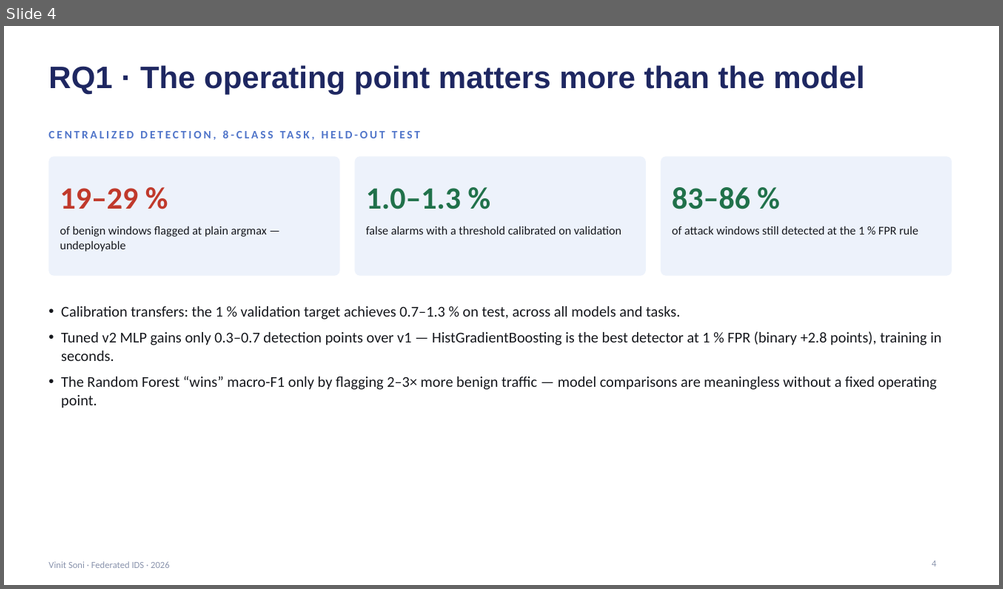
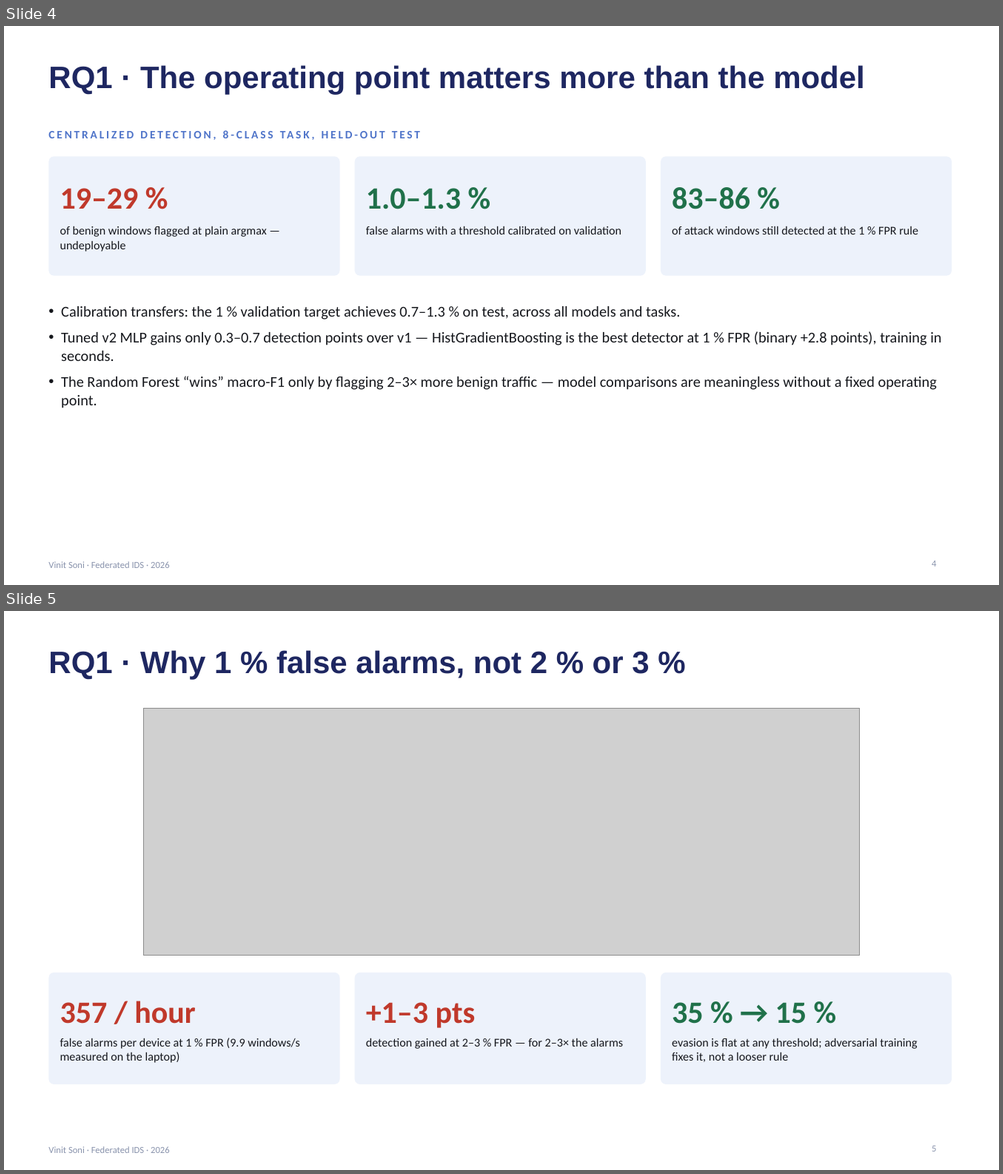
Before and after one commit to vinitsoni03/federated-ids, a slide deck: reports/final_slides.pptx. Shown one above the other, each under a label of ours: slide 4 before the commit, slides 4 and 5 after it. The pictures are 1003x589 and 1003x1174 pixels, drawn with LibreOffice and Linux fonts; fonts in the diff are those of the drawing; grey boxes stand for pictures. Boxes give left, top, right and bottom in pixels: in the first picture for what was removed or moved away, otherwise in the second. Text is boxed around its words. In the diff, an @@ line names an element or a change of style, - is before the commit and + after.

```diff
--- a/reports/final_slides.pptx
+++ b/reports/final_slides.pptx
@@ slide 5 added at box(4, 611, 999, 1170), background #FFFFFF; not listed: 1 template element that a slide beside it also shows @@
@@ title added at box(48, 650, 649, 679), 30 pt, text #1E2761, bold @@
+RQ1 · Why 1 % false alarms, not 2 % or 3 %
@@ picture added at box(144, 708, 859, 956) @@
@@ rounded rectangle added at box(48, 973, 340, 1085), fill #EDF2FB @@
@@ rounded rectangle added at box(355, 973, 646, 1085), fill #EDF2FB @@
@@ rounded rectangle added at box(660, 973, 951, 1085), fill #EDF2FB @@
@@ text added at box(60, 1001, 195, 1024), 30 pt, text #C0392B, bold @@
+357 / hour
@@ text added at box(366, 1002, 475, 1028), 30 pt, text #C0392B, bold @@
++1–3 pts
@@ text added at box(671, 1002, 806, 1024), 30 pt, text #20714A, bold @@
+35 % → 15 %
@@ text added at box(60, 1038, 300, 1063), 11.5 pt, text #15171C @@
+false alarms per device at 1 % FPR (9.9 windows/s measured on the laptop)
@@ text added at box(366, 1038, 623, 1049), 11.5 pt, text #15171C @@
+detection gained at 2–3 % FPR — for 2–3× the alarms
@@ text added at box(671, 1038, 916, 1062), 11.5 pt, text #15171C @@
+evasion is flat at any threshold; adversarial training fixes it, not a looser rule
@@ page number added at box(931, 1146, 936, 1152), 9 pt, text #8A94AD @@
+5
```
Also in this commit, not shown: 1 slide changed, 2 other slides added, 1 other file.
